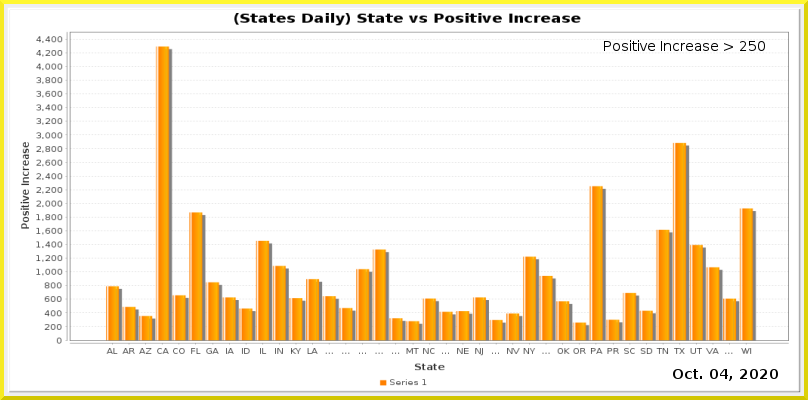
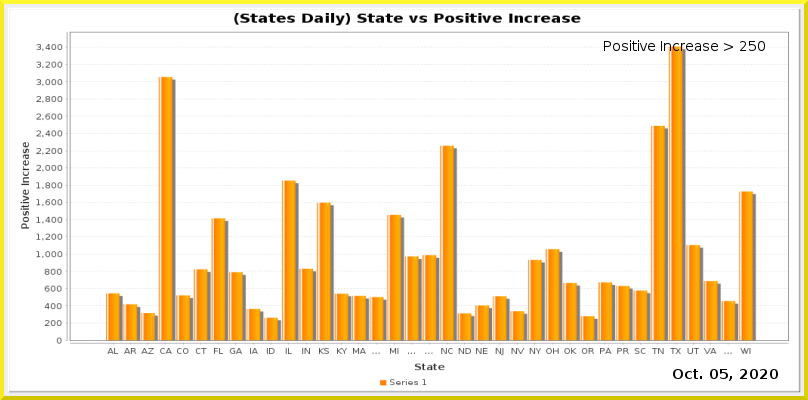
Two versions of the same layered image (808x400). Layer-by-layer changes:
painted on "Current Date" over [720, 369, 728, 379]
painted on "Date_vs_TestIncrease.png" over [36, 36, 789, 356]
